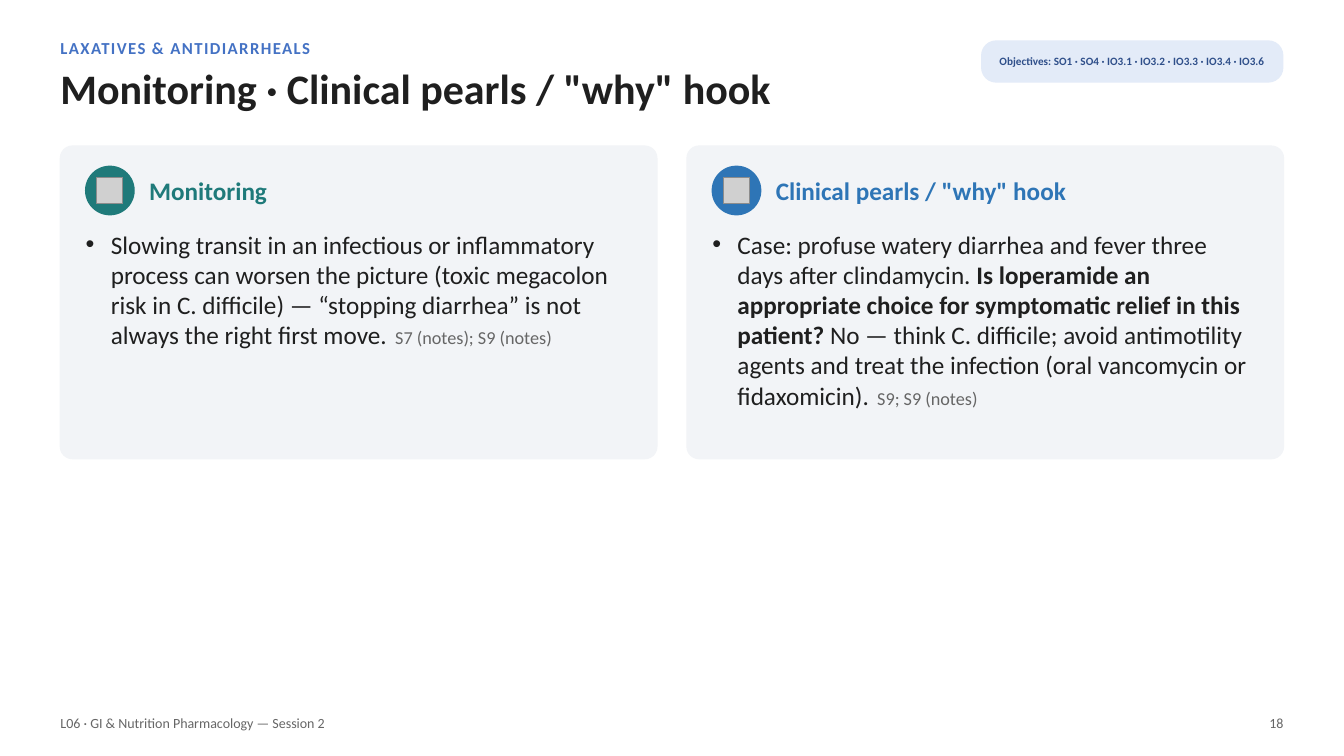
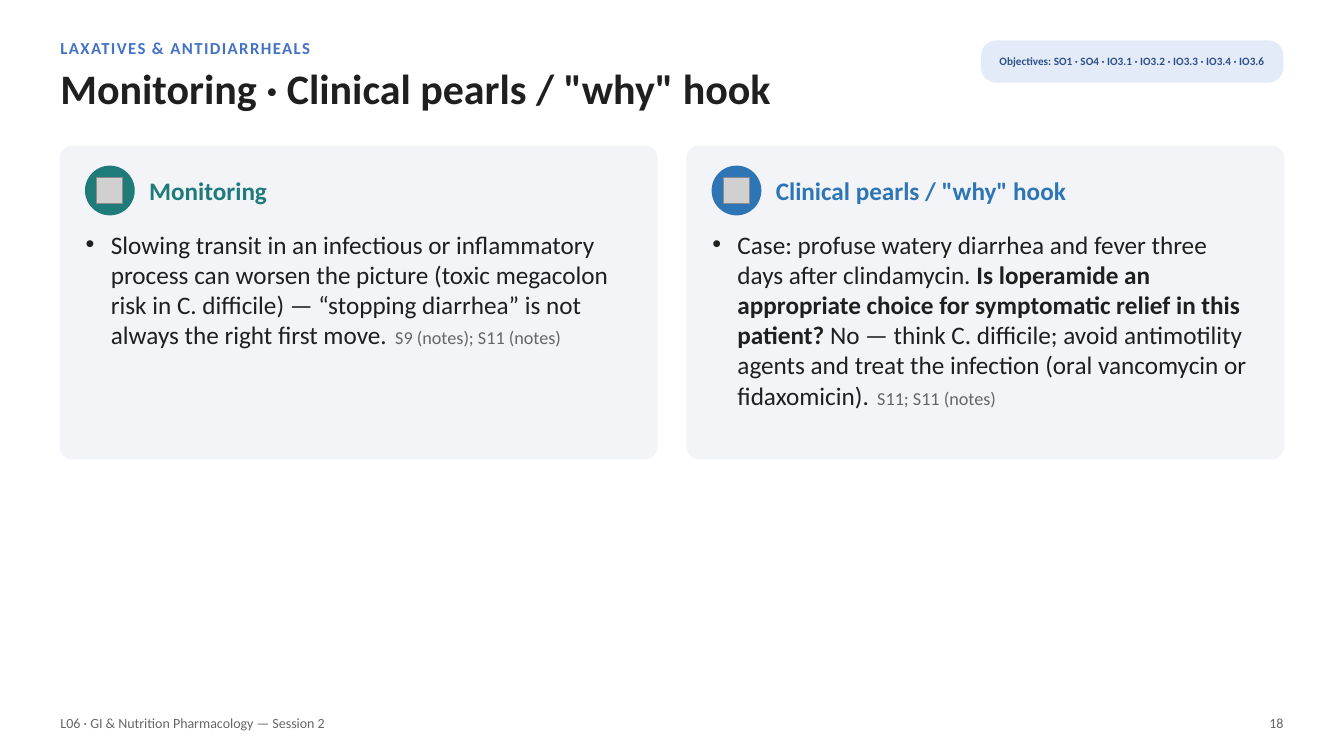
Before and after one commit to bishwokrit/DPAS-Pharm, a slide deck: slide 18 of outputs/L06/L06_Unit_3_GI_Nutrition_Session_2_study_deck.pptx. Drawn at 1344x756 pixels with LibreOffice and Linux fonts; fonts in the diff are those of the drawing; grey boxes stand for pictures. Boxes give left, top, right and bottom in pixels: in the first picture for what was removed or moved away, otherwise in the second. Text is boxed around its words. In the diff, an @@ line names an element or a change of style, - is before the commit and + after.

```diff
--- a/outputs/L06/L06_Unit_3_GI_Nutrition_Session_2_study_deck.pptx
+++ b/outputs/L06/L06_Unit_3_GI_Nutrition_Session_2_study_deck.pptx
@@ text at <box>111,236,608,349</box>: text changed @@
-• Slowing transit in an infectious or inflammatory process can worsen the picture (toxic megacolon risk in C. difficile) — “stopping diarrhea” is not always the right first move. S7 (notes); S9 (notes)
+• Slowing transit in an infectious or inflammatory process can worsen the picture (toxic megacolon risk in C. difficile) — “stopping diarrhea” is not always the right first move. S9 (notes); S11 (notes)
@@ text at <box>737,236,1246,409</box>: text changed @@
-• Case: profuse watery diarrhea and fever three days after clindamycin. Is loperamide an appropriate choice for symptomatic relief in this patient? No — think C. difficile; avoid antimotility agents and treat the infection (oral vancomycin or fidaxomicin). S9; S9 (notes)
+• Case: profuse watery diarrhea and fever three days after clindamycin. Is loperamide an appropriate choice for symptomatic relief in this patient? No — think C. difficile; avoid antimotility agents and treat the infection (oral vancomycin or fidaxomicin). S11; S11 (notes)
```
Also in this commit, not shown: 107 other slides changed, 10 slides added, 35 other files.
